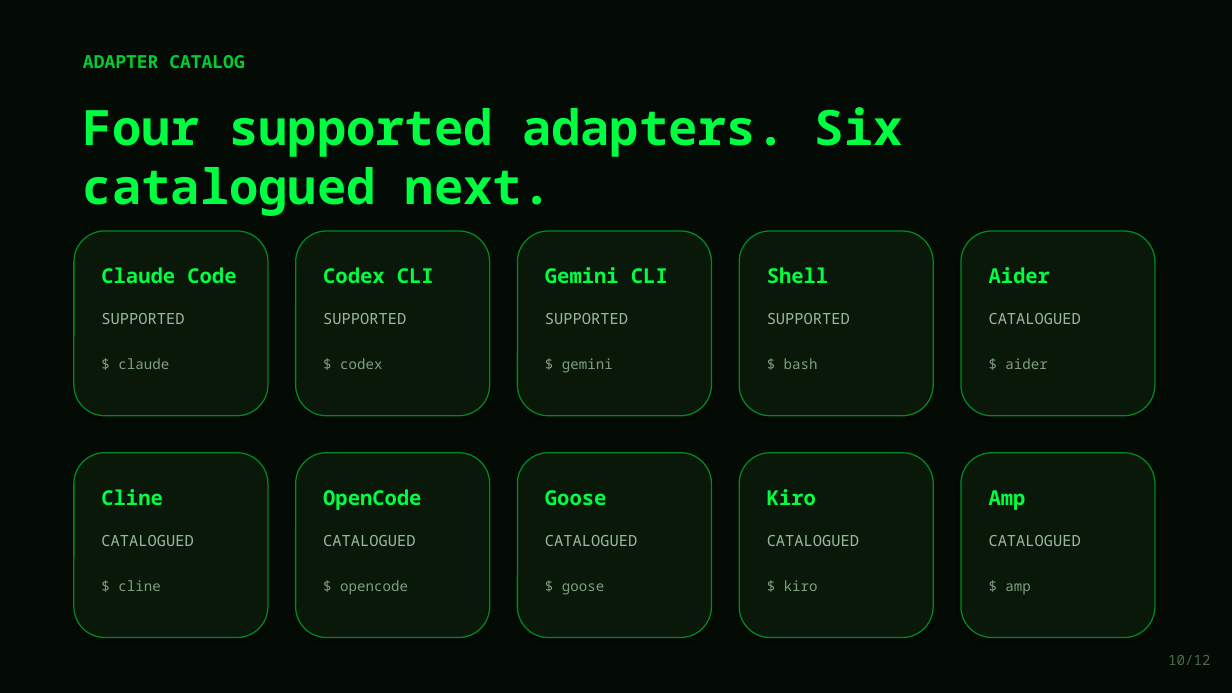
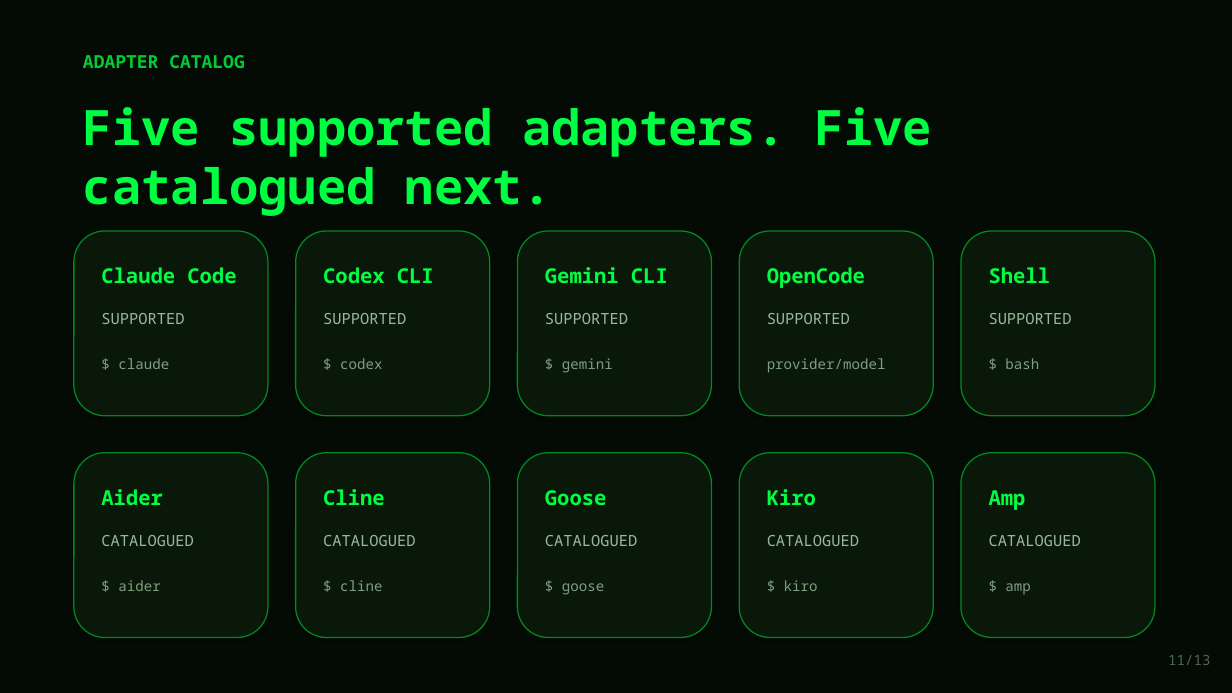
Before and after one commit to lech-kalinowski/agents-commander, a slide deck: slide 11 of presentation/Agents_Commander_Protocol.pptx (slide 10 before the commit). Drawn at 1232x693 pixels with LibreOffice and Linux fonts; fonts in the diff are those of the drawing. Boxes give left, top, right and bottom in pixels: in the first picture for what was removed or moved away, otherwise in the second. Text is boxed around its words. In the diff, an @@ line names an element or a change of style, - is before the commit and + after.

```diff
--- a/presentation/Agents_Commander_Protocol.pptx
+++ b/presentation/Agents_Commander_Protocol.pptx
@@ text at [83,107,932,216]: text changed @@
-Four supported adapters. Six catalogued next.
+Five supported adapters. Five catalogued next.
@@ text at [767,267,865,288]: text changed @@
-Shell
+OpenCode
@@ text at [989,267,1050,283]: text changed @@
-Aider
+Shell
@@ text at [989,313,1072,324]: text changed @@
-CATALOGUED
+SUPPORTED
@@ text at [767,358,886,373]: text changed @@
-$ bash
+provider/model
@@ text at [1005,358,1039,369]: text changed @@
-$ aider
+$ bash
@@ text at [101,489,162,506]: text changed @@
-Cline
+Aider
@@ text at [323,489,384,506]: text changed @@
-OpenCode
+Cline
@@ text at [118,580,160,591]: text changed @@
-$ cline
+$ aider
@@ text at [340,580,382,591]: text changed @@
-$ opencode
+$ cline
@@ text at [1168,655,1210,665]: text changed @@
-10/12
+11/13
```
Also in this commit, not shown: 10 other slides changed, 2 slides added, 1 slide removed, 1 other file.
